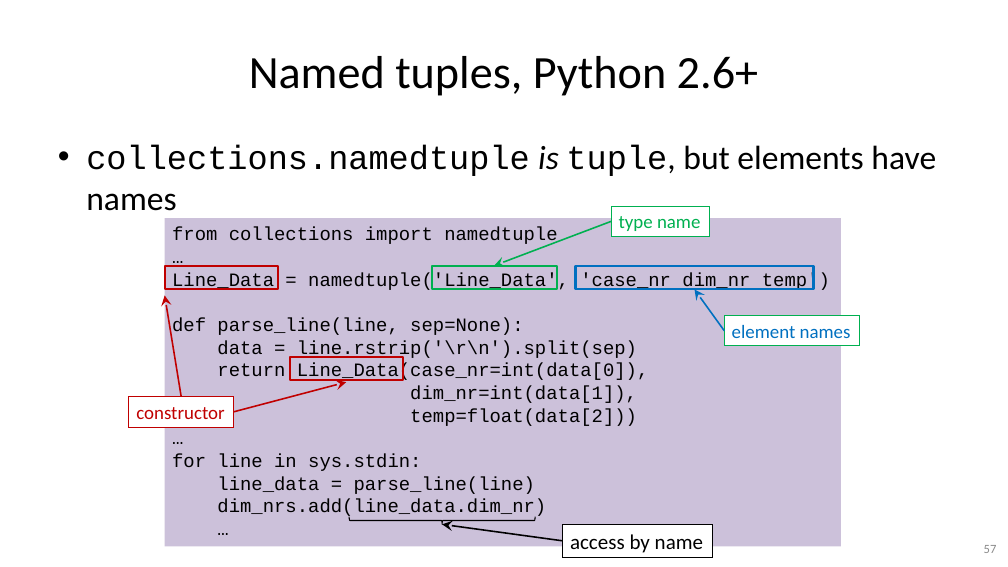
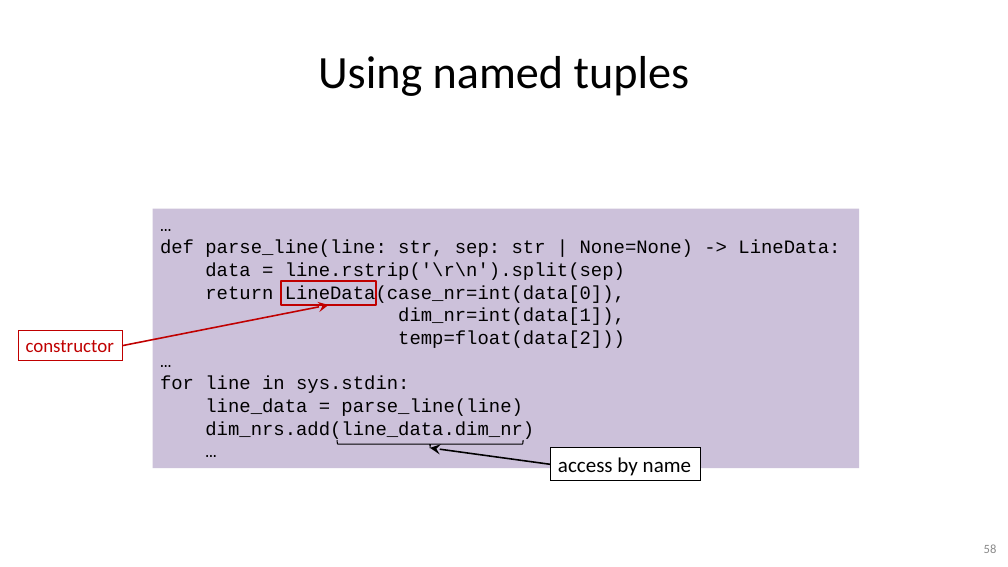
Before and after one commit to gjbex/Python-for-programmers, a slide deck: slide 58 of python_for_programmers.pptx (slide 57 before the commit). Drawn at 1008x567 pixels with LibreOffice and Linux fonts; fonts in the diff are those of the drawing. Boxes give left, top, right and bottom in pixels: in the first picture for what was removed or moved away, otherwise in the second. Text is boxed around its words. In the diff, an @@ line names an element or a change of style, - is before the commit and + after.

```diff
--- a/python_for_programmers.pptx
+++ b/python_for_programmers.pptx
@@ title at (318,56,690,96): text changed @@
-Named tuples, Python 2.6+
+Using named tuples
@@ text removed at (86,145,936,211) @@
-• collections.namedtuple is tuple, but elements have names
@@ rectangle "…": place and size @@
-rectangle "…" at (165,218,842,546)
+rectangle "…" at (153,209,859,468)
@@ rectangle removed at (611,206,709,237) @@
-type name
@@ text in rectangle at (172,227,557,246): paragraph removed @@
-from collections import namedtuple
@@ arrow removed from (611, 222) to (495, 265) @@
@@ text in rectangle at (160,240,840,257): text changed @@
-Line_Data = namedtuple('Line_Data', 'case_nr dim_nr temp')
-def parse_line(line, sep=None):
+def parse_line(line: str, sep: str | None=None) -> LineData:
@@ rectangle removed at (165,265,278,289) @@
@@ rectangle removed at (432,265,557,289) @@
@@ rectangle removed at (575,265,814,289) @@
@@ arrow removed from (181, 397) to (165, 296) @@
@@ text in rectangle at (205,285,625,304): text changed @@
-return Line_Data(case_nr=int(data[0]),
+return LineData(case_nr=int(data[0]),
@@ rectangle: place and size @@
-rectangle at (290,357,403,380)
+rectangle at (281,281,377,305)
@@ arrow removed from (724, 330) to (695, 290) @@
@@ arrow moved from (234, 412) - (346, 382) to (123, 346) - (329, 305) @@
@@ rectangle removed at (724,315,860,346) @@
-element names
@@ rectangle "constructor": place and size @@
-rectangle "constructor" at (129,397,234,427)
+rectangle "constructor" at (18,330,123,361)
@@ 1 rectangle, 1 left brace, 1 arrow: place and size @@
-1 rectangle, 1 left brace, 1 arrow at (349,517,712,557)
+1 rectangle, 1 left brace, 1 arrow at (337,440,700,481)
@@ page number at (984,544,997,553): text changed @@
-57
+58
```
Also in this commit, not shown: 18 other slides changed.
